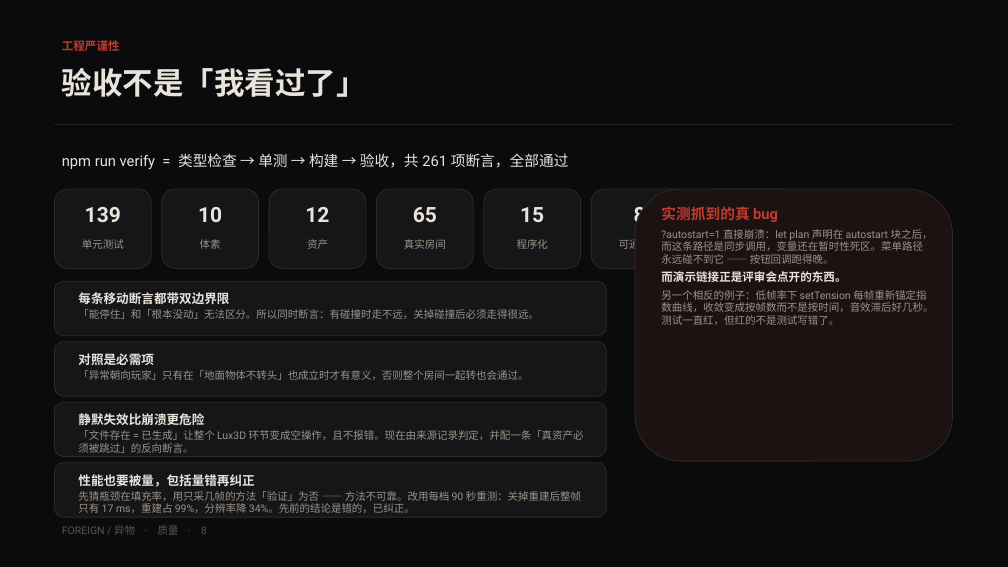
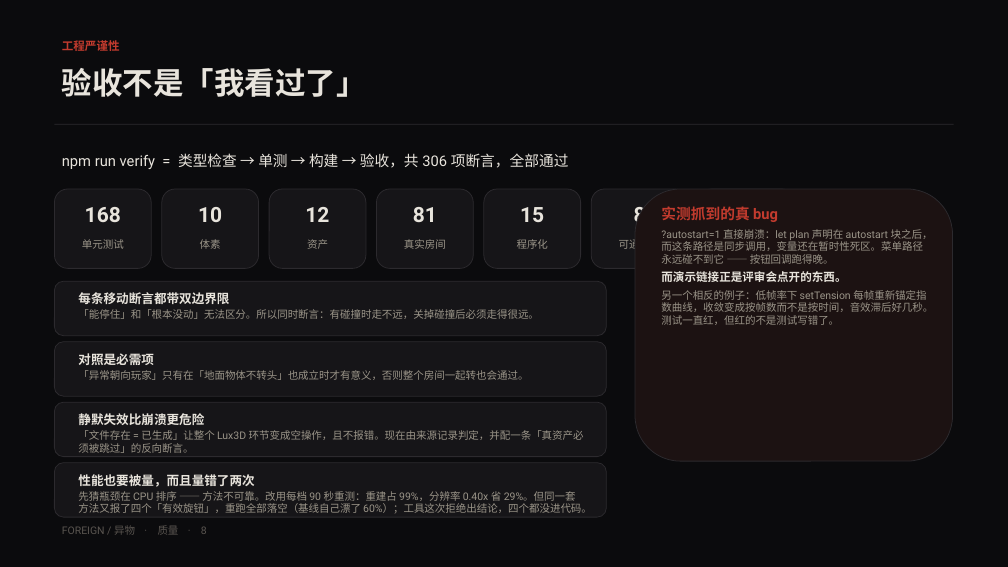
Before and after one commit to cyn-nya/foreign, a slide deck: slide 8 of artifacts/report/FOREIGN-report.pptx. Drawn at 1008x567 pixels with LibreOffice and Linux fonts; fonts in the diff are those of the drawing. Boxes give left, top, right and bottom in pixels: in the first picture for what was removed or moved away, otherwise in the second. Text is boxed around its words. In the diff, an @@ line names an element or a change of style, - is before the commit and + after.

```diff
--- a/artifacts/report/FOREIGN-report.pptx
+++ b/artifacts/report/FOREIGN-report.pptx
@@ text at [62, 153, 569, 169]: text changed @@
-npm run verify = 类型检查 → 单测 → 构建 → 验收，共 261 项断言，全部通过
+npm run verify = 类型检查 → 单测 → 构建 → 验收，共 306 项断言，全部通过
@@ text at [85, 207, 121, 222]: text changed @@
-139
+168
@@ text at [413, 207, 437, 222]: text changed @@
-65
+81
@@ text at [78, 474, 592, 513]: text changed @@
-性能也要被量，包括量错再纠正
-先猜瓶颈在填充率，用只采几帧的方法「验证」为否 —— 方法不可靠。改用每档 90 秒重测：关掉重建后整帧只有 17 ms，重建占 99%，分辨率降 34%。先前的结论是错的，已纠正。
+性能也要被量，而且量错了两次
+先猜瓶颈在 CPU 排序 —— 方法不可靠。改用每档 90 秒重测：重建占 99%，分辨率 0.40x 省 29%。但同一套方法又报了四个「有效旋钮」，重跑全部落空（基线自己漂了 60%）；工具这次拒绝出结论，四个都没进代码。
```
Also in this commit, not shown: 3 other slides changed, 2 other files.
